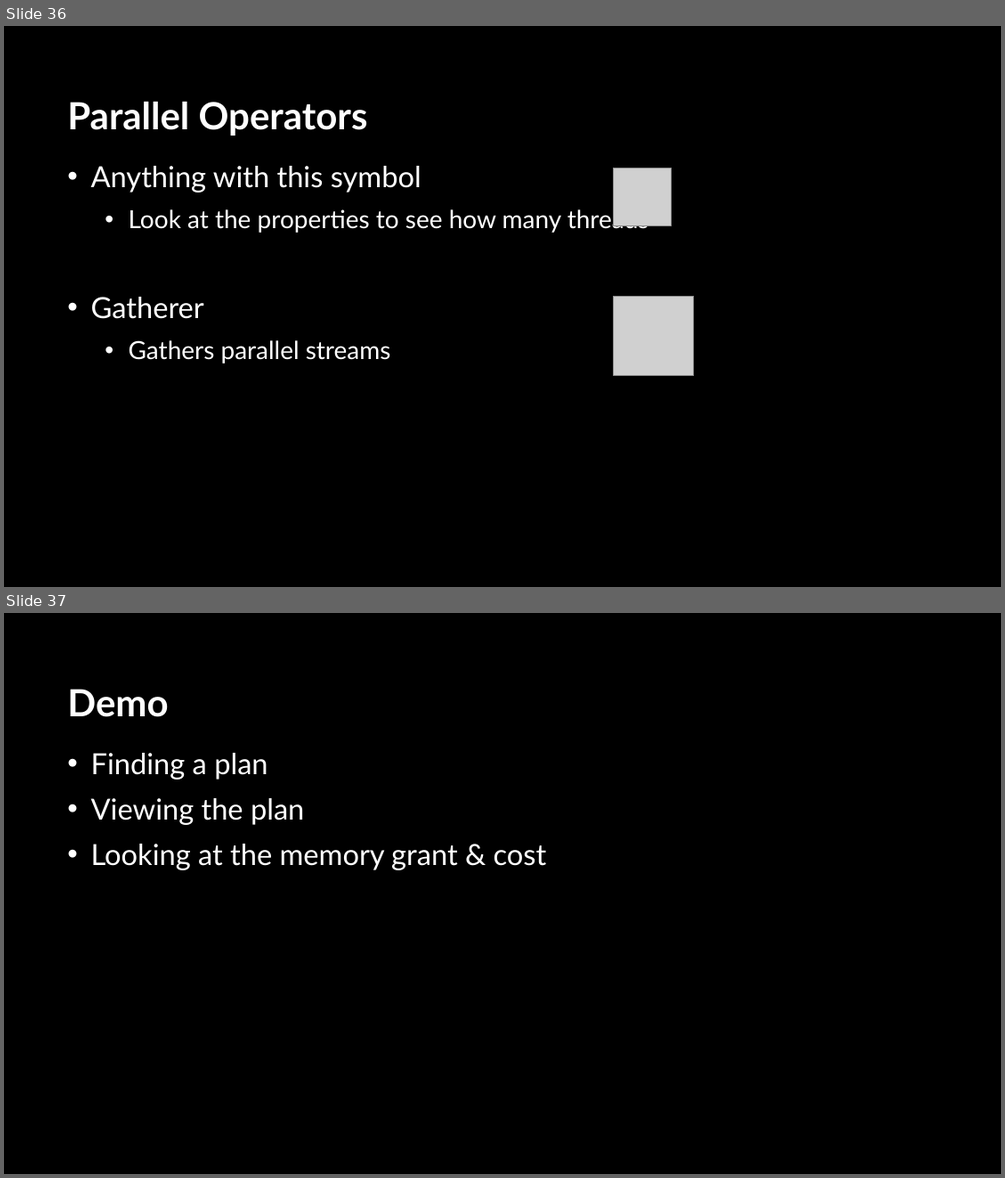
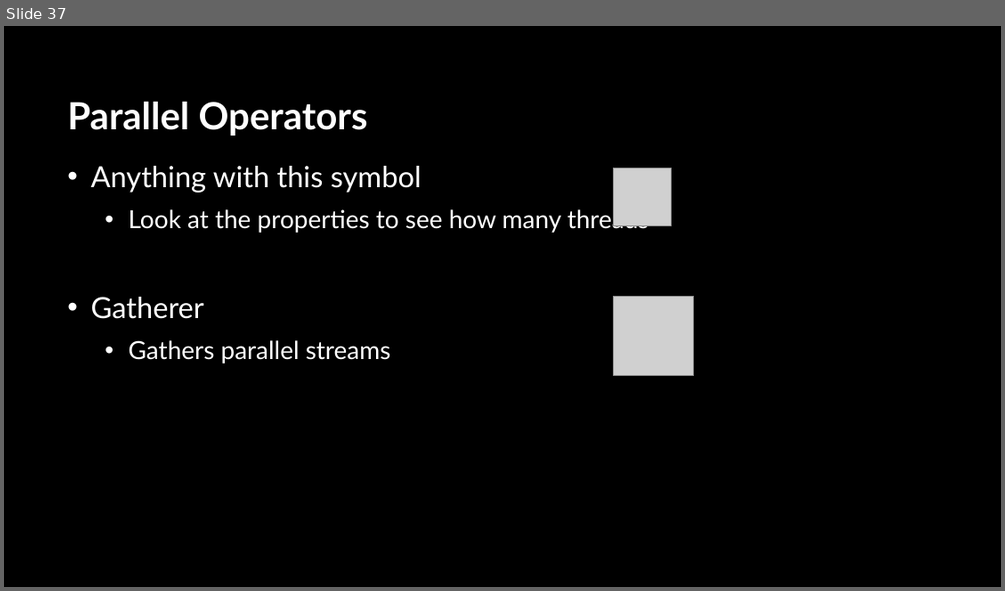
Before and after one commit to sabinio/SQLTraining, a slide deck: Slides/3. Query Execution.pptx. Shown one above the other, each under a label of ours: slides 36 and 37 before the commit, slide 37 after it. The pictures are 1005x1178 and 1005x591 pixels, drawn with LibreOffice and Linux fonts; fonts in the diff are those of the drawing; grey boxes stand for pictures; background and template pictures are left out. Boxes give left, top, right and bottom in pixels: in the first picture for what was removed or moved away, otherwise in the second. Text is boxed around its words. In the diff, an @@ line names an element or a change of style, - is before the commit and + after.

```diff
--- a/Slides/3. Query Execution.pptx
+++ b/Slides/3. Query Execution.pptx
@@ slide 37 removed at [4,613,1001,1174], background picture (left out) @@
@@ title removed at [67,689,168,717] @@
-Demo
@@ text removed at [91,753,547,870] @@
-• Finding a plan
-• Viewing the plan
-• Looking at the memory grant & cost
@@ what was slide 36 is now slide 37 @@
```
Also in this commit, not shown: 1 slide changed, 2 slides added, 2 other files.
